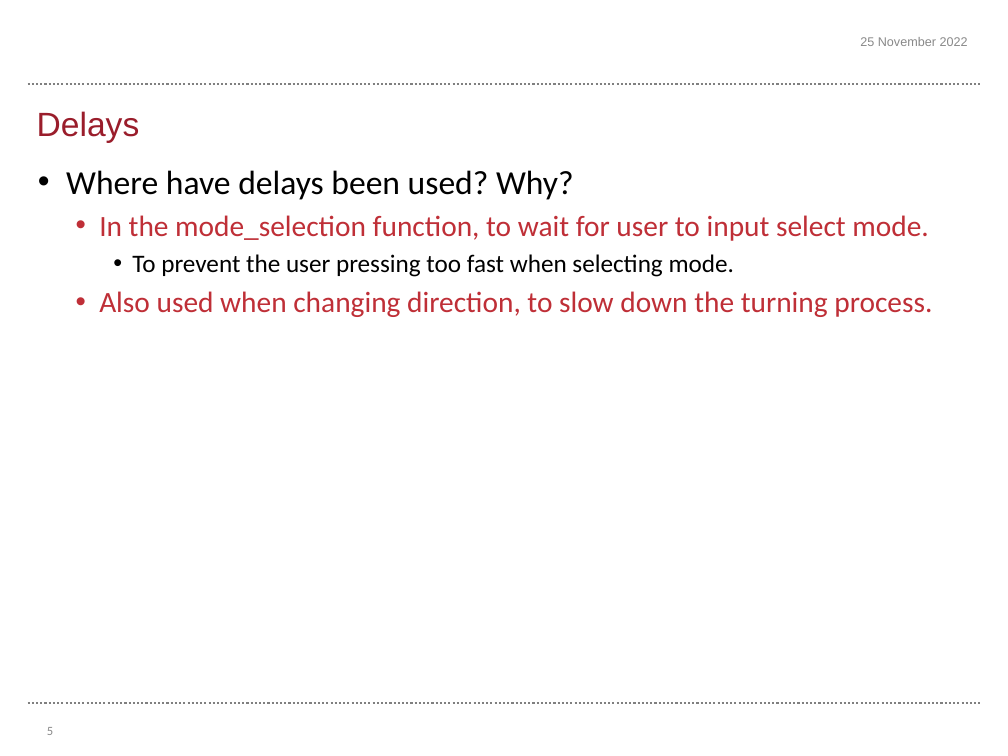
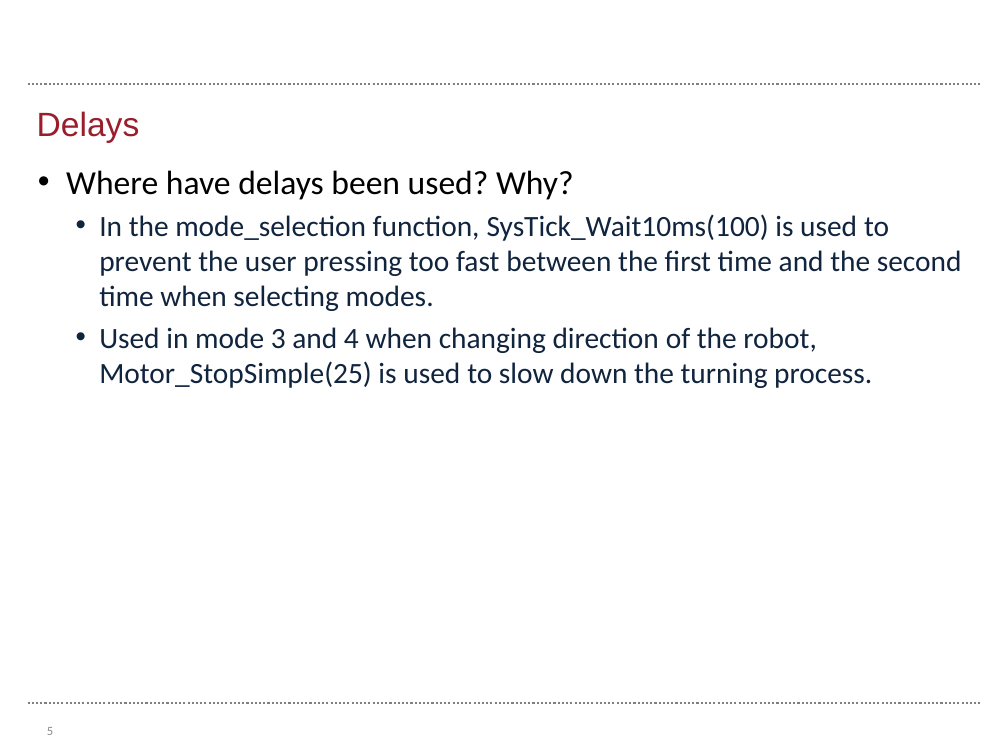
Before and after one commit to harryrrah0706/ERTS-Part-2-Task1-Final, a slide deck: slide 5 of Template final assessment - Task 1.pptx. Drawn at 1008x756 pixels with LibreOffice and Linux fonts; fonts in the diff are those of the drawing; background and template pictures are left out. Boxes give left, top, right and bottom in pixels: in the first picture for what was removed or moved away, otherwise in the second. Text is boxed around its words. In the diff, an @@ line names an element or a change of style, - is before the commit and + after.

```diff
--- a/Template final assessment - Task 1.pptx
+++ b/Template final assessment - Task 1.pptx
@@ text removed at (860,37,968,46) @@
-25 November 2022
@@ text at (99,214,962,388): text changed; text colour #BF2F37 to #0F243E @@
-  • In the mode_selection function, to wait for user to input select mode.
-    • To prevent the user pressing too fast when selecting mode.
-  • Also used when changing direction, to slow down the turning process.
+  • In the mode_selection function, SysTick_Wait10ms(100) is used to prevent the user pressing too fast between the first time and the second time when selecting modes.
+  • Used in mode 3 and 4 when changing direction of the robot, Motor_StopSimple(25) is used to slow down the turning process.
```
Also in this commit, not shown: 3 other slides changed, 3 slides added, 3 slides removed, 1 other file.
